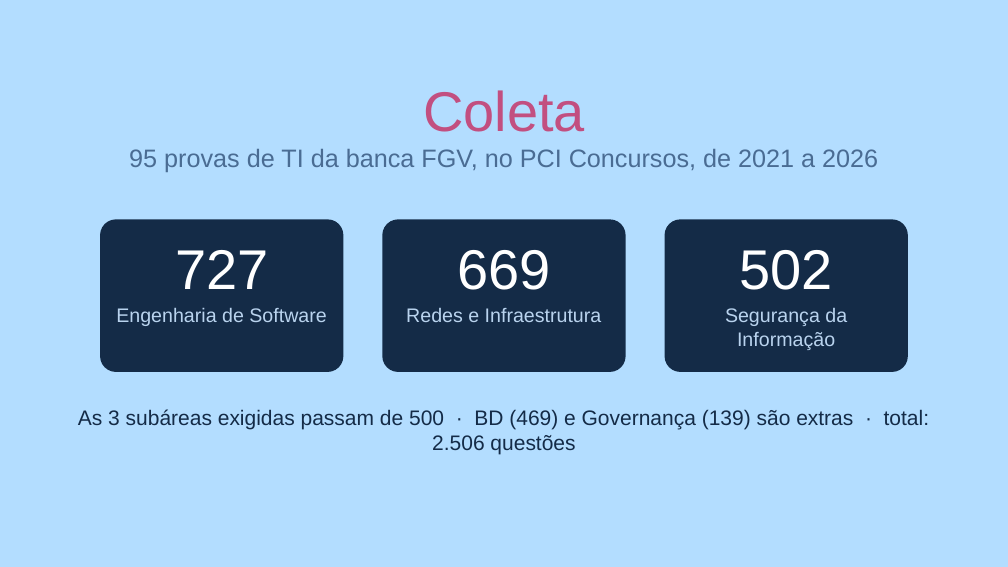
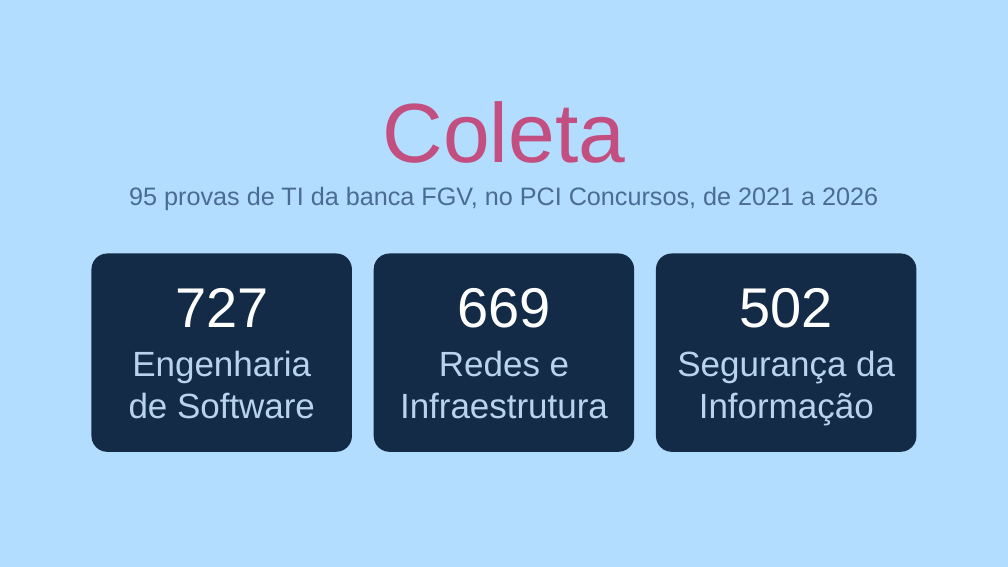
Before and after one commit to barbaradasilvadapper/T1-PLN, a slide deck: slide 4 of entregaveis/Trabalho1_PLN.pptx. Drawn at 1008x567 pixels with LibreOffice and Linux fonts; fonts in the diff are those of the drawing. Boxes give left, top, right and bottom in pixels: in the first picture for what was removed or moved away, otherwise in the second. Text is boxed around its words. In the diff, an @@ line names an element or a change of style, - is before the commit and + after.

```diff
--- a/entregaveis/Trabalho1_PLN.pptx
+++ b/entregaveis/Trabalho1_PLN.pptx
@@ text "Coleta" at [383,101,626,163]: size 40 to 60 pt @@
@@ rounded rectangle: place and size @@
-rounded rectangle at [101,220,343,371]
+rounded rectangle at [92,254,351,451]
@@ rounded rectangle: place and size @@
-rounded rectangle at [383,220,625,371]
+rounded rectangle at [374,254,633,451]
@@ proportions changed in 3 elements at [92,254,351,451], [374,254,633,451], [656,254,915,451] @@
@@ rounded rectangle: place and size @@
-rounded rectangle at [665,220,907,371]
+rounded rectangle at [656,254,915,451]
@@ 4 texts: place and size @@
-4 texts at [129,149,878,290]
+4 texts at [129,187,878,328]
@@ text "Engenharia de Software": place and size @@
-text "Engenharia de Software" at [116,308,326,326]
+text "Engenharia de Software" at [129,350,315,419]
@@ size 14 to 25 pt in 3 elements at [677,350,895,425], [129,350,315,419], [400,350,608,419] @@
@@ text "Redes e Infraestrutura": place and size @@
-text "Redes e Infraestrutura" at [406,308,602,322]
+text "Redes e Infraestrutura" at [400,350,608,419]
@@ text "Segurança da Informação": place and size @@
-text "Segurança da Informação" at [725,308,847,350]
+text "Segurança da Informação" at [677,350,895,425]
@@ text removed at [78,409,929,454] @@
-As 3 subáreas exigidas passam de 500 · BD (469) e Governança (139) são extras · total: 2.506 questões
```
Also in this commit, not shown: 15 other slides changed, 3 slides added, 3 slides removed, 3 other files.
